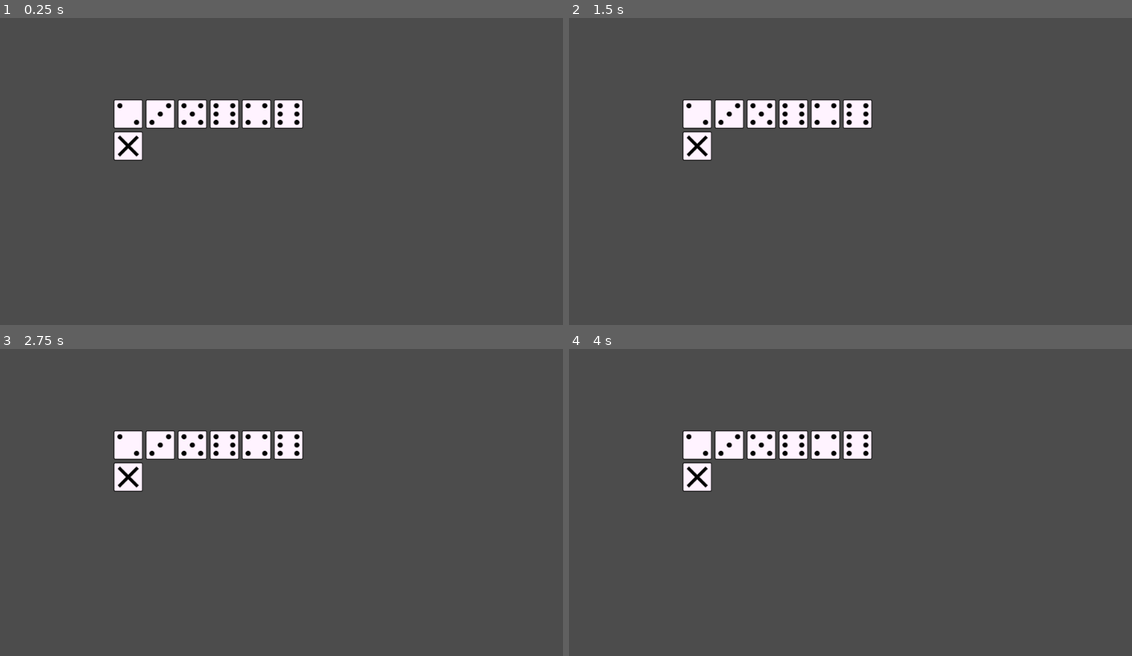
Above: before the commit, frames 1-4 (two rows, left to right).
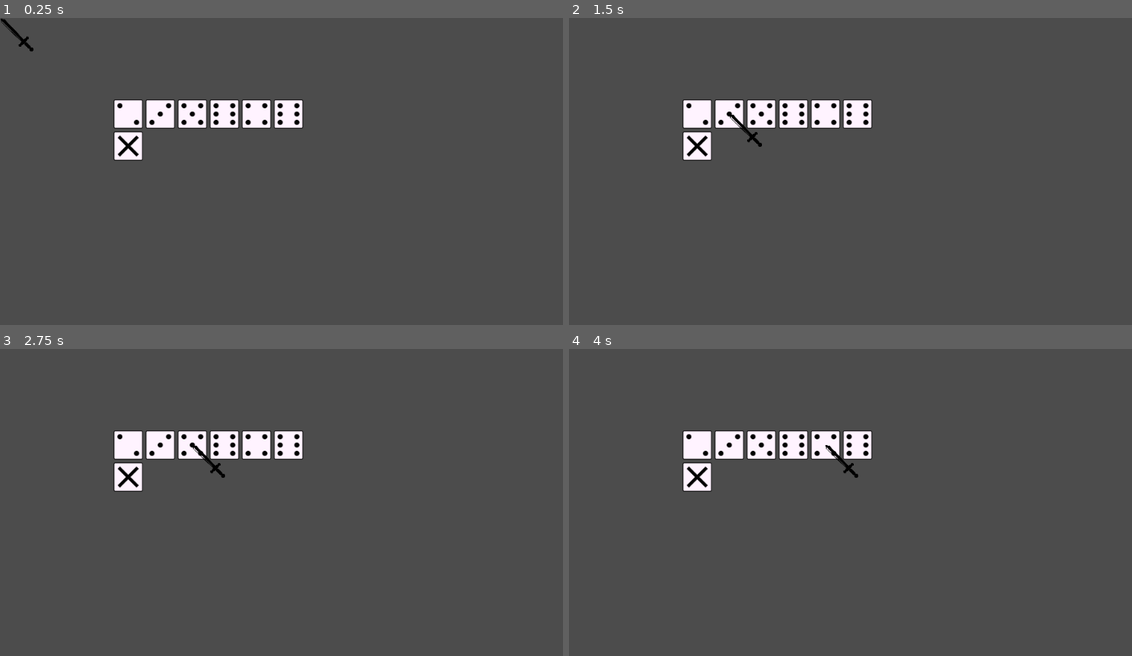
Above: after the commit, the same moments.

Repository: mraich/lantern
Game: Godot game, scene res://scenes/world.tscn
The game is run twice, just before and just after one commit, with the same random seed, the same clock (stepped at 60 frames per second) and the same inputs.
Inputs (mouse positions are in pixels of both pictures, inside the frame that each line leads up to):
- Up to frame 1 (0.25 s): no input
- Up to frame 2 (1.5 s): tap Enter at 0.5 s; move the mouse to (698, 113) at 0.52 s; click (698, 113) at 0.67 s; tap Space at 1.25 s; move the mouse to (726, 113) at 1.27 s; click (726, 113) at 1.42 s
- Up to frame 3 (2.75 s): tap Enter at 2 s; move the mouse to (191, 444) at 2.02 s; click (191, 444) at 2.17 s
- Up to frame 4 (4 s): tap Space at 2.75 s; move the mouse to (794, 444) at 2.77 s; click (794, 444) at 2.92 s; tap Enter at 3.5 s; move the mouse to (827, 444) at 3.52 s; click (827, 444) at 3.67 s

The runs differ from the first frame. In frame 1, 0.1% of the frame differs, in the area x 0-6%, y 0-11%; in frame 2, 0.1%, in the area x 28-35%, y 31-42%; in frame 3, 0.1%; in frame 4, 0.1%.

Commit message:
World:: A Cursor példányosítása.
  Azaz magának az egérkurzornak a megváltoztatása.

Diff:
--- a/scenes/world.tscn
+++ b/scenes/world.tscn
@@ -1,8 +1,9 @@
-[gd_scene load_steps=4 format=2]
+[gd_scene load_steps=5 format=2]
 
 [ext_resource path="res://scripts/world.gd" type="Script" id=1]
 [ext_resource path="res://scenes/container/dice_container.tscn" type="PackedScene" id=2]
 [ext_resource path="res://scenes/dice/puzzle.tscn" type="PackedScene" id=3]
+[ext_resource path="res://scenes/cursor/cursor.tscn" type="PackedScene" id=4]
 
 [node name="world" type="Node2D"]
 script = ExtResource( 1 )
@@ -15,3 +16,5 @@
 
 [node name="puzzle" parent="." instance=ExtResource( 3 )]
 position = Vector2( 200, 200 )
+
+[node name="cursor" parent="." instance=ExtResource( 4 )]
